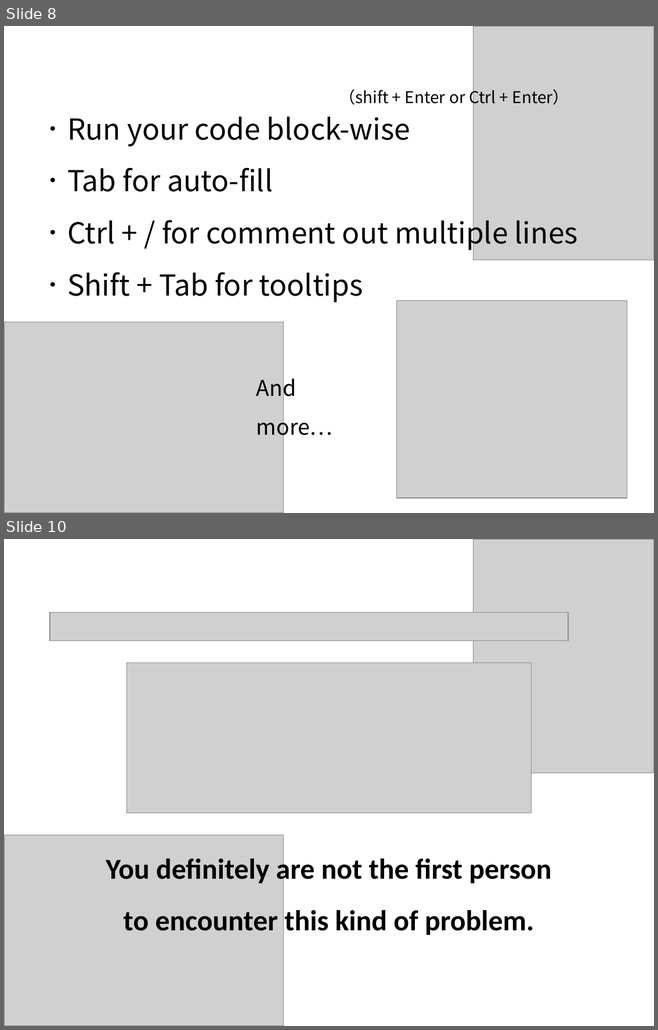
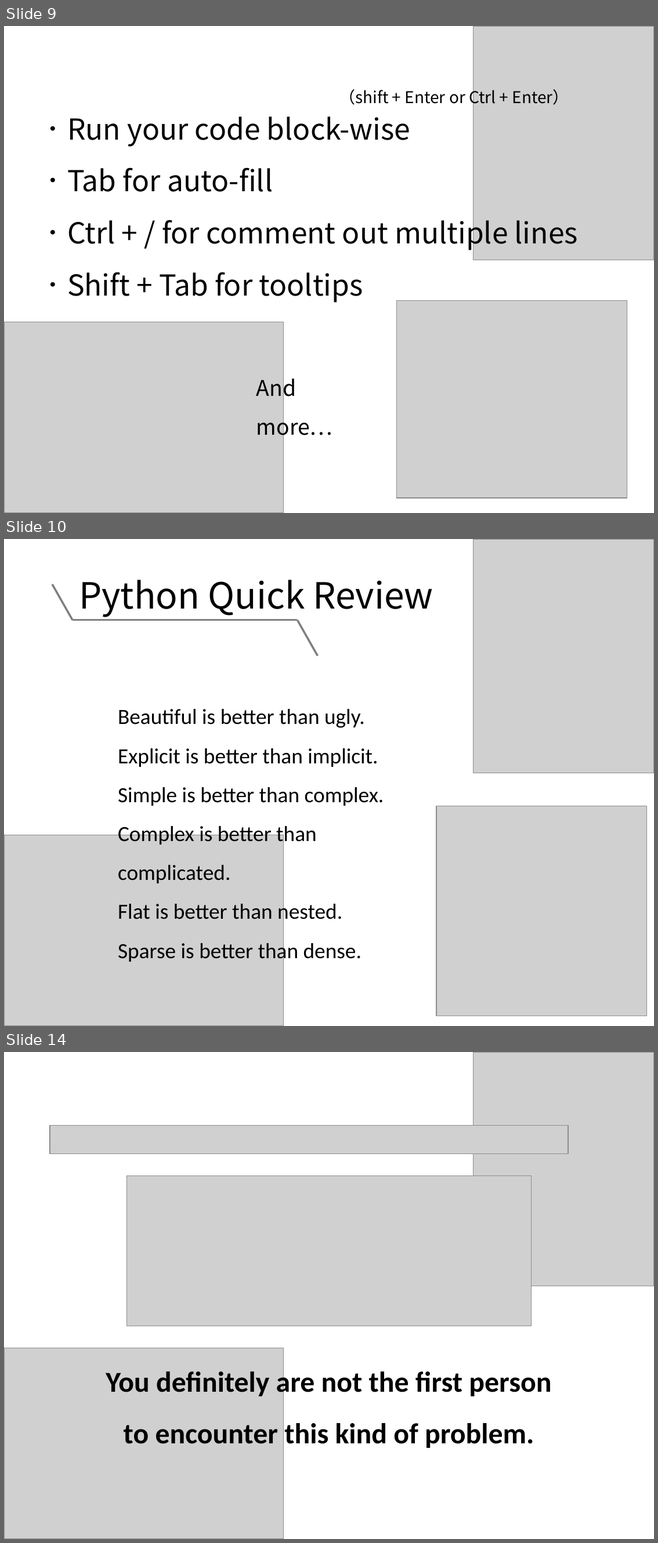
Before and after one commit to NCKU-BDA-2020/TA_Python, a slide deck: TA_Class_I.pptx. Shown one above the other, each under a label of ours: slides 8 and 10 before the commit, slides 9, 10 and 14 after it; the slides between them are not shown. The pictures are 658x1030 and 658x1543 pixels, drawn with LibreOffice and Linux fonts; fonts in the diff are those of the drawing; grey boxes stand for pictures. Boxes give left, top, right and bottom in pixels: in the first picture for what was removed or moved away, otherwise in the second. Text is boxed around its words. In the diff, an @@ line names an element or a change of style, - is before the commit and + after.

```diff
--- a/TA_Class_I.pptx
+++ b/TA_Class_I.pptx
@@ slide 10 added at [4, 539, 654, 1026], background #FFFFFF @@
@@ picture added at [473, 539, 654, 773] @@
@@ line added from (52, 584) to (72, 620), #808080 2.25 pt @@
@@ text added at [79, 580, 433, 617], 40 pt, text #000000 @@
+Python Quick Review
@@ line added from (72, 620) to (297, 620), #808080 2.25 pt @@
@@ line added from (297, 620) to (317, 656), #808080 2.25 pt @@
@@ text added at [118, 709, 384, 964], 24 pt, text #000000 @@
+Beautiful is better than ugly.
+Explicit is better than implicit.
+Simple is better than complex.
+Complex is better than complicated.
+Flat is better than nested.
+Sparse is better than dense.
@@ picture added at [436, 806, 646, 1016] @@
@@ picture added at [4, 835, 284, 1026] @@
@@ what was slide 8 is now slide 9 @@
@@ what was slide 10 is now slide 14 @@
```
Also in this commit, not shown: 2 slides changed, 4 other slides added, 2 other files.
